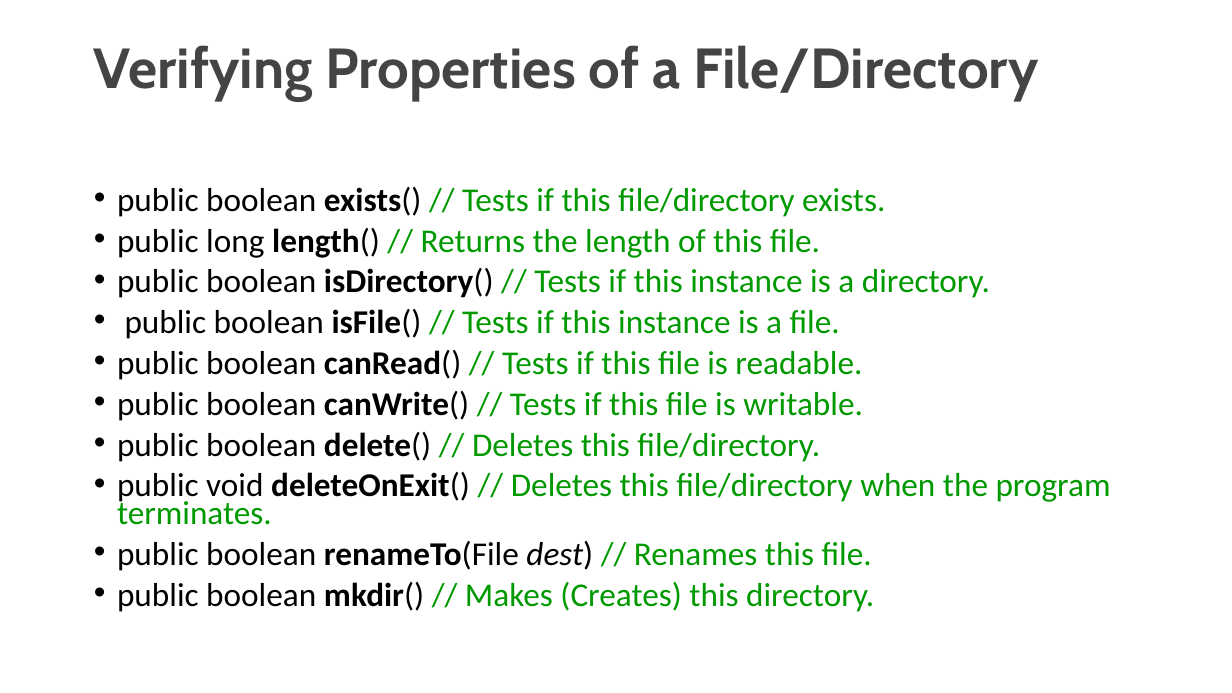
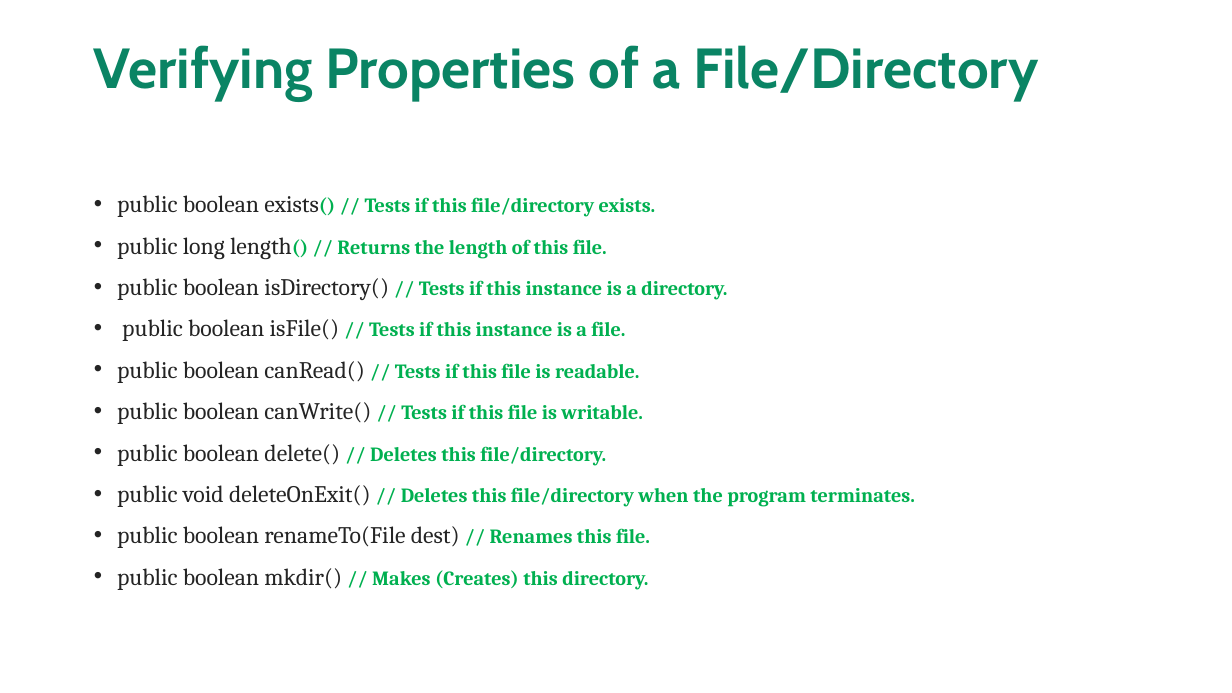
Before and after one commit to maddireddy/Core-Java, a slide deck: slide 165 of Notes/Core_Java.pptx. Drawn at 1232x693 pixels with LibreOffice and Linux fonts; fonts in the diff are those of the drawing. Boxes give left, top, right and bottom in pixels: in the first picture for what was removed or moved away, otherwise in the second. Text is boxed around its words. In the diff, an @@ line names an element or a change of style, - is before the commit and + after.

```diff
--- a/Notes/Core_Java.pptx
+++ b/Notes/Core_Java.pptx
@@ title "Verifying Properties of a File/Directory" at <box>94,45,1038,101</box>: text colour #444444 to #0A8464 @@
@@ text "public boolean exists() // Tests ..." at <box>117,195,915,590</box>: size 25.9 to 18.5 pt, text colour #000000 to #242424 in "public boolean exists()", "public long length()", "public boolean isDirectory()", "public boolean isFile()" and 6 more places; size 25.9 to 15.7 pt, bold on in "exists() // Tests if this file/directory exists.", "length() // Returns the length of this ...", "// Tests if this instance is a ...", "// Tests if this instance is a ..." and 6 more places; font Calibri to Cambria; text colour #000000 to #00B050 in "exists()", "length()"; text colour #009900 to #00B050 in "// Tests if this file/directory exists.", "// Returns the length of this file.", "// Tests if this instance is a ...", "// Tests if this instance is a ..." and 6 more places; bold off in "exists()", "length()", "isDirectory()", "isFile()" and 6 more places; italic off in "dest)"; line spacing 0.7 to 1 @@
```
Also in this commit, not shown: 16 other slides changed, 2 slides added.
